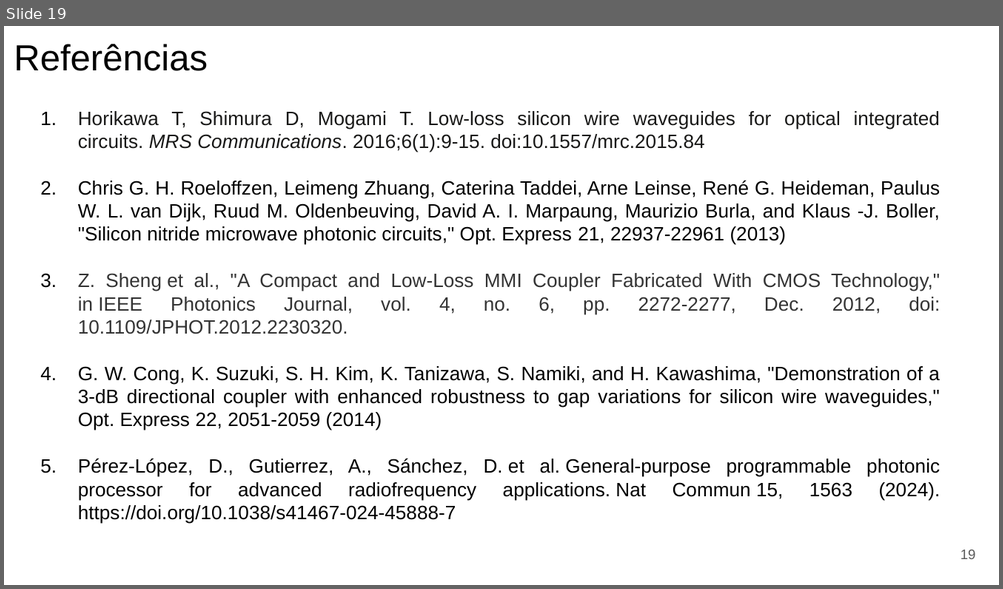
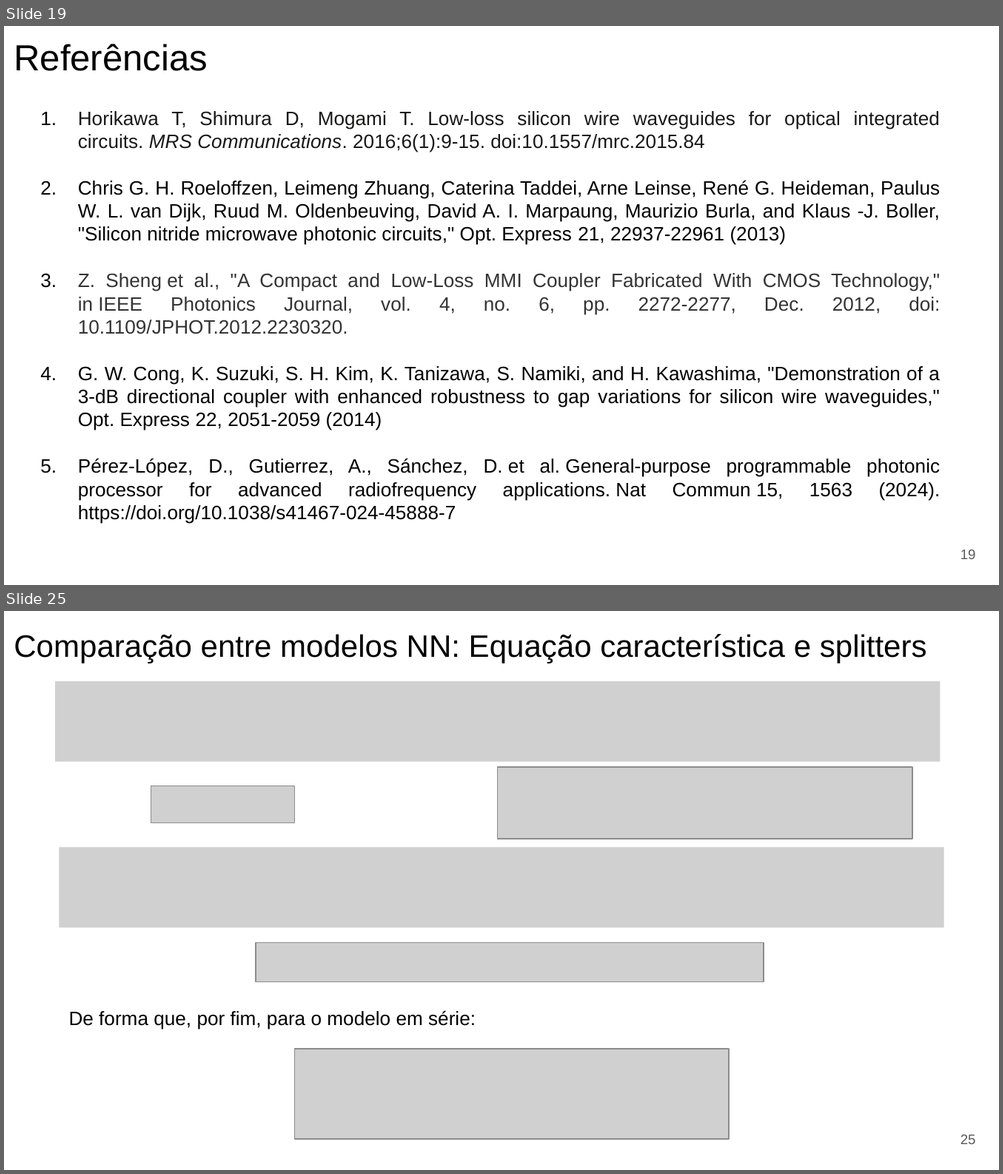
Before and after one commit to CaioRodrigues200/Programmable-Multifunctional-Circuit, a slide deck: Documentation/PPC_Report.pptx. Shown one above the other, each under a label of ours: slide 19 before the commit, slides 19 and 25 after it; the slides between them are not shown. The pictures are 1003x589 and 1003x1174 pixels, drawn with LibreOffice and Linux fonts; fonts in the diff are those of the drawing; grey boxes stand for pictures. Boxes give left, top, right and bottom in pixels: in the first picture for what was removed or moved away, otherwise in the second. Text is boxed around its words. In the diff, an @@ line names an element or a change of style, - is before the commit and + after.

```diff
--- a/Documentation/PPC_Report.pptx
+++ b/Documentation/PPC_Report.pptx
@@ slide 25 added at (4, 611, 999, 1170), background #FFFFFF @@
@@ text added at (14, 634, 927, 664), 22.5 pt, text #000000 @@
+Comparação entre modelos NN: Equação característica e splitters
@@ picture added at (55, 681, 939, 762) @@
@@ picture added at (151, 786, 294, 824) @@
@@ picture added at (498, 767, 912, 839) @@
@@ picture added at (59, 848, 943, 928) @@
@@ picture added at (256, 943, 762, 983) @@
@@ text added at (69, 1011, 475, 1030), 14 pt, text #000000 @@
+De forma que, por fim, para o modelo em série:
@@ picture added at (294, 1048, 728, 1139) @@
@@ page number added at (960, 1135, 976, 1145), 10 pt, text #595959 @@
+25
```
Also in this commit, not shown: 1 slide changed, 5 other slides added.
